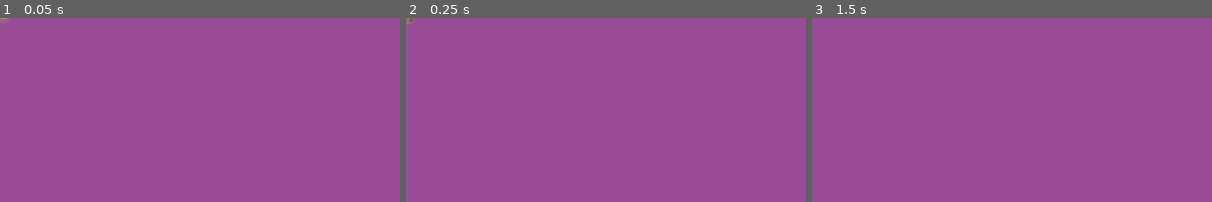
Above: before the commit, frames 1-3 (left to right).
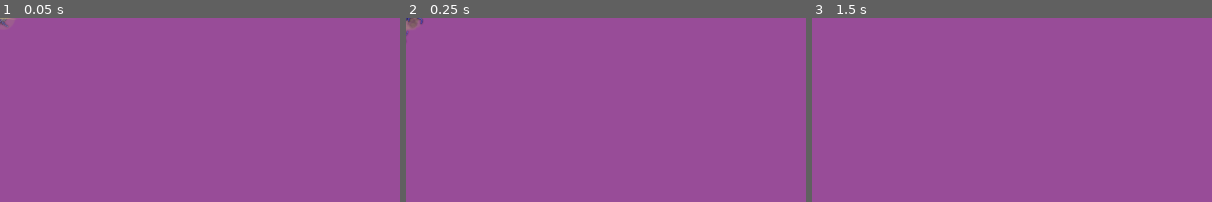
Above: after the commit, the same moments.

Repository: vibrunazo/godot-cats
Game: Godot game, scene res://scenes/BulletYarn.tscn
Same seed, same stepped clock (60 frames per second), same inputs: the game is played once before the commit and once after it. This scene is started directly instead of the project's main scene. Sound files missing from this copy of the repository are replaced by a short silence.
Inputs (mouse positions are % of the whole screen's width and height, from its top left):
- Up to frame 1 (0.05 s): no input
- Up to frame 2 (0.25 s): no input
- Up to frame 3 (1.5 s): tap Enter (ui_accept) at 0.5, 0.77, 1.25 s; move the mouse to (72, 45) at 0.52 s; click (72, 45) at 0.67 s; drag from (30, 55) to (45, 70) at 1.27 s
The pictures show only the part of the screen within x 0-50%, y 0-50%; the shares and areas given below are measured in that part.

The runs differ from the first frame. In frame 1, less than 0.1% of the frame differs, in the area x 0-4%, y 0-5%; in frame 2, 0.2%, in the area x 0-5%, y 0-10%; in frame 3, nothing differs.

Commit message:
yarn particles

Diff:
--- a/scenes/BulletYarn.tscn
+++ b/scenes/BulletYarn.tscn
@@ -1,12 +1,14 @@
-[gd_scene load_steps=4 format=2]
+[gd_scene load_steps=5 format=2]
 
 [ext_resource path="res://scenes/Bullet.tscn" type="PackedScene" id=1]
 [ext_resource path="res://assets/yarn.png" type="Texture" id=2]
 [ext_resource path="res://assets/thread.png" type="Texture" id=3]
+[ext_resource path="res://scenes/blast/Blast03.tscn" type="PackedScene" id=4]
 
 [node name="BulletYarn" instance=ExtResource( 1 )]
 turn_rate_min = -800.0
 turn_rate_max = 800.0
+blast_scene = ExtResource( 4 )
 
 [node name="Sprite" parent="." index="0"]
 scale = Vector2( 1, 1 )
@@ -19,3 +21,6 @@
 [node name="Sprite2" type="Sprite" parent="Sprite" index="1"]
 position = Vector2( -29, -4 )
 texture = ExtResource( 3 )
+
+[node name="AudioHit" parent="." index="2"]
+volume_db = 0.0
--- /dev/null
+++ b/scenes/blast/Blast03.tscn
@@ -0,0 +1,258 @@
+[gd_scene load_steps=11 format=2]
+
+[ext_resource path="res://scenes/blast/Blast.tscn" type="PackedScene" id=1]
+[ext_resource path="res://assets/circle.png" type="Texture" id=2]
+[ext_resource path="res://assets/blast02.png" type="Texture" id=3]
+[ext_resource path="res://assets/smoke01.png" type="Texture" id=4]
+[ext_resource path="res://assets/thread.png" type="Texture" id=5]
+
+[sub_resource type="Animation" id=1]
+resource_name = "boom2"
+length = 0.4
+step = 0.01
+tracks/0/type = "value"
+tracks/0/path = NodePath("SpriteRoot/Sprite:scale")
+tracks/0/interp = 1
+tracks/0/loop_wrap = true
+tracks/0/imported = false
+tracks/0/enabled = true
+tracks/0/keys = {
+"times": PoolRealArray( 0, 0.05, 0.06, 0.07, 0.12 ),
+"transitions": PoolRealArray( 1, 1, 1, 1, 1 ),
+"update": 0,
+"values": [ Vector2( 0.8, 0.8 ), Vector2( 0.8, 0.8 ), Vector2( 1, 1 ), Vector2( 0.8, 0.8 ), Vector2( 0.6, 0.6 ) ]
+}
+tracks/1/type = "value"
+tracks/1/path = NodePath("SpriteRoot/Sprite:modulate")
+tracks/1/interp = 1
+tracks/1/loop_wrap = true
+tracks/1/imported = false
+tracks/1/enabled = true
+tracks/1/keys = {
+"times": PoolRealArray( 0, 0.02, 0.06, 0.12 ),
+"transitions": PoolRealArray( 1, 1, 1, 1 ),
+"update": 0,
+"values": [ Color( 1, 1, 1, 0 ), Color( 0.7, 0.7, 0.7, 0 ), Color( 0.8, 0.8, 0.8, 0.588235 ), Color( 0.25098, 0.25098, 0.25098, 0 ) ]
+}
+tracks/2/type = "value"
+tracks/2/path = NodePath("SpriteRoot/SpriteSpikes:scale")
+tracks/2/interp = 1
+tracks/2/loop_wrap = true
+tracks/2/imported = false
+tracks/2/enabled = true
+tracks/2/keys = {
+"times": PoolRealArray( 0, 0.02, 0.04, 0.07, 0.17 ),
+"transitions": PoolRealArray( 1, 1, 1, 1, 1 ),
+"update": 0,
+"values": [ Vector2( 1e-05, 1e-05 ), Vector2( 1.2, 0.2 ), Vector2( 1.15, 0.15 ), Vector2( 1.1, 0.8 ), Vector2( 1e-05, 1e-05 ) ]
+}
+tracks/3/type = "value"
+tracks/3/path = NodePath("SpriteRoot/SpriteSpikes:rotation_degrees")
+tracks/3/interp = 1
+tracks/3/loop_wrap = true
+tracks/3/imported = false
+tracks/3/enabled = true
+tracks/3/keys = {
+"times": PoolRealArray( 0, 0.1, 0.17 ),
+"transitions": PoolRealArray( 1, 1, 1 ),
+"update": 0,
+"values": [ 0.0, 0.0, 30.0 ]
+}
+tracks/4/type = "value"
+tracks/4/path = NodePath("SpriteRoot/SpriteSmoke:rotation_degrees")
+tracks/4/interp = 1
+tracks/4/loop_wrap = true
+tracks/4/imported = false
+tracks/4/enabled = true
+tracks/4/keys = {
+"times": PoolRealArray( 0, 0.4 ),
+"transitions": PoolRealArray( 1, 1 ),
+"update": 0,
+"values": [ 0.0, 30.0 ]
+}
+tracks/5/type = "value"
+tracks/5/path = NodePath("SpriteRoot/SpriteSmoke:scale")
+tracks/5/interp = 1
+tracks/5/loop_wrap = true
+tracks/5/imported = false
+tracks/5/enabled = true
+tracks/5/keys = {
+"times": PoolRealArray( 0, 0.08, 0.12, 0.4 ),
+"transitions": PoolRealArray( 1, 1, 1, 1 ),
+"update": 0,
+"values": [ Vector2( 1e-05, 1e-05 ), Vector2( 1e-05, 1e-05 ), Vector2( 0.5, 0.5 ), Vector2( 0.4, 0.4 ) ]
+}
+tracks/6/type = "value"
+tracks/6/path = NodePath("SpriteRoot/SpriteSmoke:modulate")
+tracks/6/interp = 1
+tracks/6/loop_wrap = true
+tracks/6/imported = false
+tracks/6/enabled = true
+tracks/6/keys = {
+"times": PoolRealArray( 0, 0.08, 0.12, 0.4 ),
+"transitions": PoolRealArray( 1, 1, 1, 1 ),
+"update": 0,
+"values": [ Color( 1, 1, 1, 0 ), Color( 1, 1, 1, 0 ), Color( 1, 1, 1, 1 ), Color( 0.55, 0.55, 0.55, 0 ) ]
+}
+
+[sub_resource type="Animation" id=5]
+resource_name = "boom3"
+step = 0.01
+tracks/0/type = "value"
+tracks/0/path = NodePath("SpriteRoot/Sprite:scale")
+tracks/0/interp = 1
+tracks/0/loop_wrap = true
+tracks/0/imported = false
+tracks/0/enabled = true
+tracks/0/keys = {
+"times": PoolRealArray( 0, 0.05, 0.06, 0.07, 0.12 ),
+"transitions": PoolRealArray( 1, 1, 1, 1, 1 ),
+"update": 0,
+"values": [ Vector2( 0.8, 0.8 ), Vector2( 0.8, 0.8 ), Vector2( 1, 1 ), Vector2( 0.8, 0.8 ), Vector2( 0.6, 0.6 ) ]
+}
+tracks/1/type = "value"
+tracks/1/path = NodePath("SpriteRoot/Sprite:modulate")
+tracks/1/interp = 1
+tracks/1/loop_wrap = true
+tracks/1/imported = false
+tracks/1/enabled = true
+tracks/1/keys = {
+"times": PoolRealArray( 0, 0.02, 0.06, 0.12 ),
+"transitions": PoolRealArray( 1, 1, 1, 1 ),
+"update": 0,
+"values": [ Color( 1, 1, 1, 0 ), Color( 0.7, 0.7, 0.7, 0 ), Color( 0.8, 0.8, 0.8, 0.588235 ), Color( 0.25098, 0.25098, 0.25098, 0 ) ]
+}
+tracks/2/type = "value"
+tracks/2/path = NodePath("SpriteRoot/SpriteSpikes:scale")
+tracks/2/interp = 1
+tracks/2/loop_wrap = true
+tracks/2/imported = false
+tracks/2/enabled = true
+tracks/2/keys = {
+"times": PoolRealArray( 0, 0.02, 0.04, 0.07, 0.17 ),
+"transitions": PoolRealArray( 1, 1, 1, 1, 1 ),
+"update": 0,
+"values": [ Vector2( 1e-05, 1e-05 ), Vector2( 1.2, 0.2 ), Vector2( 1.15, 0.15 ), Vector2( 1.1, 0.8 ), Vector2( 1e-05, 1e-05 ) ]
+}
+tracks/3/type = "value"
+tracks/3/path = NodePath("SpriteRoot/SpriteSpikes:rotation_degrees")
+tracks/3/interp = 1
+tracks/3/loop_wrap = true
+tracks/3/imported = false
+tracks/3/enabled = true
+tracks/3/keys = {
+"times": PoolRealArray( 0, 0.1, 0.17 ),
+"transitions": PoolRealArray( 1, 1, 1 ),
+"update": 0,
+"values": [ 0.0, 0.0, 30.0 ]
+}
+tracks/4/type = "value"
+tracks/4/path = NodePath("SpriteRoot/SpriteSmoke:rotation_degrees")
+tracks/4/interp = 1
+tracks/4/loop_wrap = true
+tracks/4/imported = false
+tracks/4/enabled = true
+tracks/4/keys = {
+"times": PoolRealArray( 0, 0.4 ),
+"transitions": PoolRealArray( 1, 1 ),
+"update": 0,
+"values": [ 0.0, 30.0 ]
+}
+tracks/5/type = "value"
+tracks/5/path = NodePath("SpriteRoot/SpriteSmoke:scale")
+tracks/5/interp = 1
+tracks/5/loop_wrap = true
+tracks/5/imported = false
+tracks/5/enabled = true
+tracks/5/keys = {
+"times": PoolRealArray( 0, 0.08, 0.12, 0.4 ),
+"transitions": PoolRealArray( 1, 1, 1, 1 ),
+"update": 0,
+"values": [ Vector2( 1e-05, 1e-05 ), Vector2( 1e-05, 1e-05 ), Vector2( 0.5, 0.5 ), Vector2( 0.4, 0.4 ) ]
+}
+tracks/6/type = "value"
+tracks/6/path = NodePath("SpriteRoot/SpriteSmoke:modulate")
+tracks/6/interp = 1
+tracks/6/loop_wrap = true
+tracks/6/imported = false
+tracks/6/enabled = true
+tracks/6/keys = {
+"times": PoolRealArray( 0, 0.08, 0.12, 0.4 ),
+"transitions": PoolRealArray( 1, 1, 1, 1 ),
+"update": 0,
+"values": [ Color( 1, 1, 1, 0 ), Color( 1, 1, 1, 0 ), Color( 1, 1, 1, 1 ), Color( 0.55, 0.55, 0.55, 0 ) ]
+}
+tracks/7/type = "value"
+tracks/7/path = NodePath("Particles2D:emitting")
+tracks/7/interp = 1
+tracks/7/loop_wrap = true
+tracks/7/imported = false
+tracks/7/enabled = true
+tracks/7/keys = {
+"times": PoolRealArray( 0.01 ),
+"transitions": PoolRealArray( 1 ),
+"update": 1,
+"values": [ true ]
+}
+
+[sub_resource type="Gradient" id=3]
+offsets = PoolRealArray( 0.514852, 1 )
+colors = PoolColorArray( 1, 1, 1, 1, 1, 1, 1, 0 )
+
+[sub_resource type="GradientTexture" id=4]
+gradient = SubResource( 3 )
+
+[sub_resource type="ParticlesMaterial" id=2]
+lifetime_randomness = 0.5
+flag_disable_z = true
+spread = 180.0
+gravity = Vector3( 0, 0, 0 )
+initial_velocity = 200.0
+initial_velocity_random = 1.0
+angular_velocity = 720.0
+angular_velocity_random = 1.0
+orbit_velocity = 0.0
+orbit_velocity_random = 0.0
+damping = 180.0
+angle = 180.0
+angle_random = 1.0
+color_ramp = SubResource( 4 )
+
+[node name="Blast" instance=ExtResource( 1 )]
+anim = "boom3"
+rand_rot = false
+
+[node name="SpriteRoot" parent="." index="0"]
+modulate = Color( 0.9, 0.82125, 0.585, 1 )
+scale = Vector2( 2, 2 )
+
+[node name="Sprite" parent="SpriteRoot" index="0"]
+texture = ExtResource( 2 )
+
+[node name="SpriteSpikes" type="Sprite" parent="SpriteRoot" index="1"]
+modulate = Color( 0.9, 0.9, 0.9, 0.823529 )
+scale = Vector2( 1e-05, 1e-05 )
+z_index = 20
+texture = ExtResource( 3 )
+
+[node name="SpriteSmoke" type="Sprite" parent="SpriteRoot" index="2"]
+self_modulate = Color( 0.8, 0.8, 0.8, 1 )
+scale = Vector2( 1e-05, 1e-05 )
+texture = ExtResource( 4 )
+__meta__ = {
+"_editor_description_": ""
+}
+
+[node name="AnimationPlayer" parent="." index="1"]
+playback_speed = 0.7
+anims/boom2 = SubResource( 1 )
+anims/boom3 = SubResource( 5 )
+
+[node name="Particles2D" type="Particles2D" parent="." index="2"]
+emitting = false
+lifetime = 0.6
+one_shot = true
+explosiveness = 1.0
+randomness = 1.0
+process_material = SubResource( 2 )
+texture = ExtResource( 5 )
